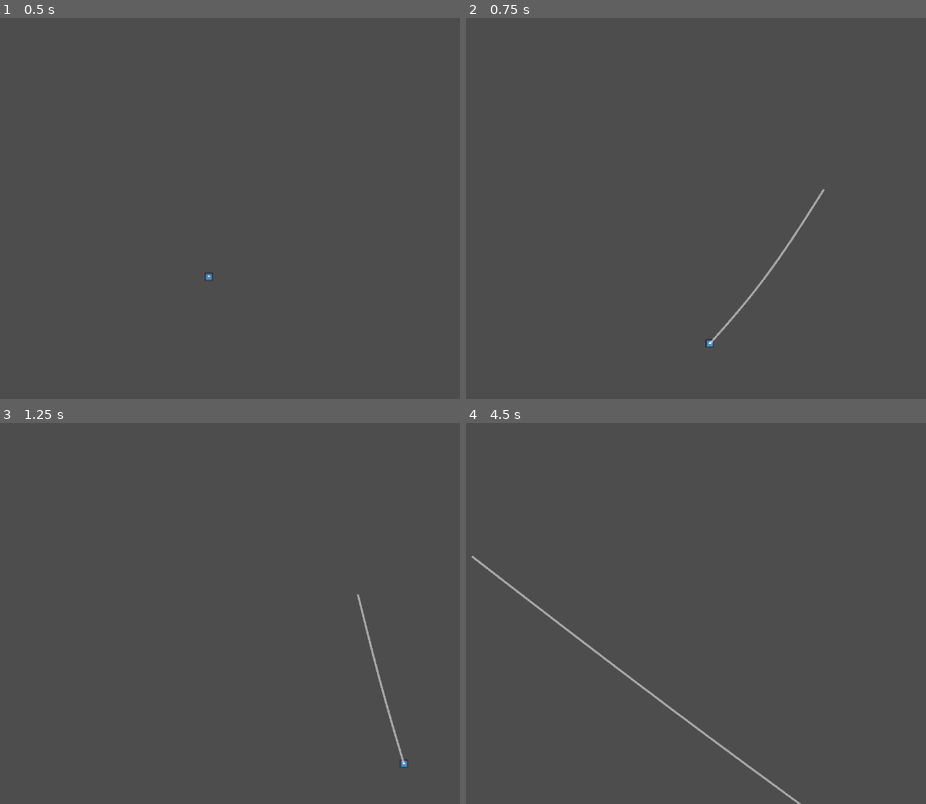
Above: before the commit, frames 1-4 (two rows, left to right).
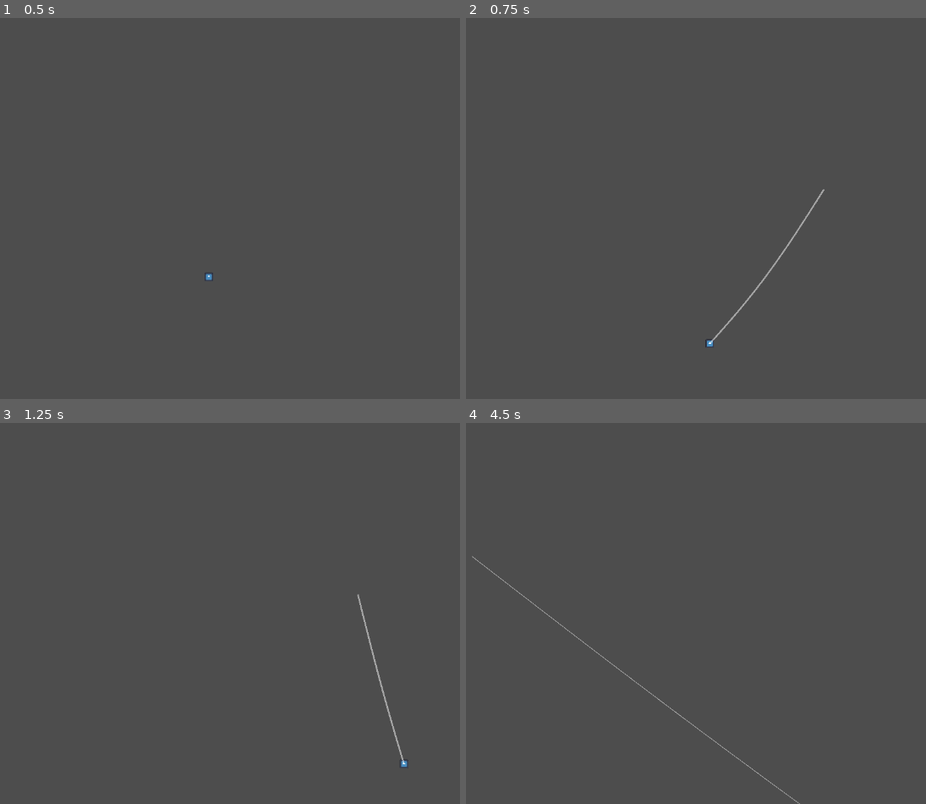
Above: after the commit, the same moments.

Repository: Pluspolar/Game-Jam-Group-3
Game: Godot game, scene res://Scenes/main.tscn
Two runs of this game, one before a commit and one after it. Both use one fixed random seed, a clock stepped at 60 frames per second and the inputs below. The engine's default icon, where the game draws it, is replaced by a stand-in: a white triangle on a blue panel in a dark square.
Inputs (mouse positions are in pixels of both pictures, inside the frame that each line leads up to):
- Up to frame 1 (0.5 s): no input
- Up to frame 2 (0.75 s): tap Enter at 0.5 s; move the mouse to (824, 189) at 0.52 s; press the mouse at (824, 189) at 0.53 s; hold D (right) from 0.53 s (still down)
- Up to frame 3 (1.25 s): keep holding D (right)
- Up to frame 4 (4.5 s): move the mouse to (539, 632) at 1.27 s; release D (right) at 1.28 s; release the mouse at (539, 632) at 1.28 s; hold S (down) 1.28-2.03 s; click (539, 632) at 1.35 s; tap Space at 2, 3.5 s; move the mouse to (742, 529) at 2.02 s; press the mouse at (742, 529) at 2.03 s; hold D (right) 2.03-2.78 s; tap Enter at 2.75 s; move the mouse to (640, 689) at 2.77 s; release the mouse at (640, 689) at 2.78 s; hold W (up) 2.78-3.53 s; click (640, 689) at 2.85 s; move the mouse to (880, 670) at 3.52 s; press the mouse at (880, 670) at 3.53 s; hold A (left) from 3.53 s (still down); move the mouse to (470, 556) at 4.27 s; release the mouse at (470, 556) at 4.28 s; click (470, 556) at 4.35 s

Frame 1 is identical in both runs. In frame 2, less than 0.1% of the frame differs, in the area x 53-78%, y 44-86%; in frame 3, less than 0.1%; in frame 4, 0.5%, in the area x 1-73%, y 34-100%.

Commit message:
String Physics V1.3
moving the speed limit into main.gd, added string that can shrink

Diff:
--- a/game-jam/Scenes/main.gd
+++ b/game-jam/Scenes/main.gd
@@ -7,6 +7,7 @@
 @export var x_stretch : float = 0.75  #it's better to be between 0-1, it streches more based on the x axis
 @export var vel_y_pitfall : float = 500 #Prevent infinite velocity at the absolute value of the velocity
 @export var vel_y_air_resist : float = 0.98 #to get the value
+@export var speed_limit: float = 10000
 
 var mouse_point : Vector2
 var distance : float
@@ -21,6 +22,7 @@
 
 func create_line(player_pos: Vector2, mouse_pos: Vector2):
 	distance = player_pos.distance_to(mouse_point)
+	line.width = 5/(((pow(distance, 1.5)*0.0001))+1)
 	line.clear_points()
 	line.add_point(player_pos)
 	var line_coords : Vector2 = player_pos
@@ -33,7 +35,7 @@
 	for i in range (1, string_amount):
 		##var strecth_amount : float = pow(((string_amount/2)-abs(i-(string_amount/2)))*500, 0.5)
 		var strecth_amount : float = sin((((string_amount/2)-abs(i-(string_amount/2)))/string_amount)*3.14)* stretchiness *(pow(abs(player_pos.x-mouse_pos.x), x_stretch)/100) * 1/(((pow(distance, 2)*0.0001))+1) #1/((pow(abs(player.velocity.x), 0.3)*0.1)+1)
-		line_coords = Vector2(line.get_point_position(i).x, line.get_point_position(i).y+strecth_amount)
+		line_coords = Vector2(line.get_point_position(i).x, line.get_point_position(i).y+strecth_amount) #+ cos(i/(3.14/2))*2.5)
 		line.set_point_position(i, line_coords)
 
 	line.add_point(mouse_pos)
@@ -45,8 +47,12 @@
 		var dir_vel = player.position.direction_to(mouse_point)
 
 		distance = pow(distance, 2)
+
 		player.velocity += Vector2(dir_vel.x * distance/50, dir_vel.y * distance/50) * delta
 		if abs(player.velocity.y) > vel_y_pitfall: player.velocity.y *= vel_y_air_resist / delta * delta #Patched infinite energy
+
+		if abs(player.velocity.x) > speed_limit: player.velocity.x = speed_limit * abs(player.velocity.x)/player.velocity.x
+		if abs(player.velocity.y) > speed_limit: player.velocity.y = speed_limit * abs(player.velocity.y)/player.velocity.y
 
 		create_line(player.position, mouse_point)
 		#print(angle)
--- a/game-jam/Scenes/main.tscn
+++ b/game-jam/Scenes/main.tscn
@@ -5,7 +5,7 @@
 
 [node name="main" type="Node2D" unique_id=1425132053]
 script = ExtResource("1_bo1nx")
-string_amount = 32.0
+string_amount = 48.0
 stretchiness = 400.0
 
 [node name="Player" parent="." unique_id=38737271 instance=ExtResource("1_jjgbg")]
--- a/game-jam/Scenes/player.gd
+++ b/game-jam/Scenes/player.gd
@@ -2,7 +2,6 @@
 class_name Player
 
 @export var speed: float = 200
-@export var speed_limit: float = 10000
 
 func _ready() -> void:
 	position = Vector2(640, 360)
@@ -14,6 +13,3 @@
 	velocity.x *= 0.985 / delta * delta
 	velocity.y += 1000 * delta
 	position += velocity * delta
-
-	if abs(velocity.x) > speed_limit: velocity.x = speed_limit * abs(velocity.x)/velocity.x
-	if abs(velocity.y) > speed_limit: velocity.y = speed_limit * abs(velocity.y)/velocity.y
